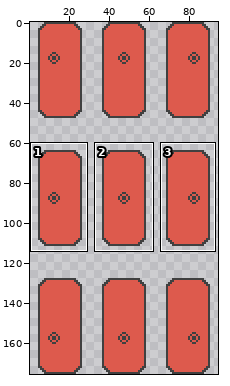
Two states of a pixel-art file, assets/actor/enemy/aseprite/enemy.aseprite. The picture above shows the old version from afar; the outline marks the close-up.
Close-up. Earlier state:
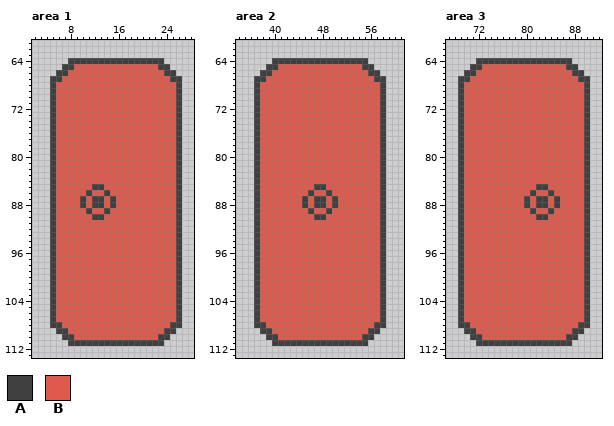
96x176 pixels, 1 frame. Shown: area 1: x 2..28, y 61..113; area 2: x 34..61, y 61..113; area 3: x 67..92, y 61..113. The wide view leaves out empty margins. The commit also changed other parts of the picture, which this record leaves out.
Palette (. is transparent): A #404040  B #dd5a4d
Pixels before, area 1, first column x 5:
 64 ...AAAAAAAAAAAAAAAA...
 65 ..AABBBBBBBBBBBBBBAA..
 66 .AABBBBBBBBBBBBBBBBAA.
 67 AABBBBBBBBBBBBBBBBBBAA
 68 ABBBBBBBBBBBBBBBBBBBBA
 69 ABBBBBBBBBBBBBBBBBBBBA
 70 ABBBBBBBBBBBBBBBBBBBBA
 71 ABBBBBBBBBBBBBBBBBBBBA
 72 ABBBBBBBBBBBBBBBBBBBBA
 73 ABBBBBBBBBBBBBBBBBBBBA
 74 ABBBBBBBBBBBBBBBBBBBBA
 75 ABBBBBBBBBBBBBBBBBBBBA
 76 ABBBBBBBBBBBBBBBBBBBBA
 77 ABBBBBBBBBBBBBBBBBBBBA
 78 ABBBBBBBBBBBBBBBBBBBBA
 79 ABBBBBBBBBBBBBBBBBBBBA
 80 ABBBBBBBBBBBBBBBBBBBBA
 81 ABBBBBBBBBBBBBBBBBBBBA
 82 ABBBBBBBBBBBBBBBBBBBBA
 83 ABBBBBBBBBBBBBBBBBBBBA
 84 ABBBBBBBBBBBBBBBBBBBBA
 85 ABBBBBBAABBBBBBBBBBBBA
 86 ABBBBBABBABBBBBBBBBBBA
 87 ABBBBABAABABBBBBBBBBBA
 88 ABBBBABAABABBBBBBBBBBA
 89 ABBBBBABBABBBBBBBBBBBA
 90 ABBBBBBAABBBBBBBBBBBBA
 91 ABBBBBBBBBBBBBBBBBBBBA
 92 ABBBBBBBBBBBBBBBBBBBBA
 93 ABBBBBBBBBBBBBBBBBBBBA
 94 ABBBBBBBBBBBBBBBBBBBBA
 95 ABBBBBBBBBBBBBBBBBBBBA
 96 ABBBBBBBBBBBBBBBBBBBBA
 97 ABBBBBBBBBBBBBBBBBBBBA
 98 ABBBBBBBBBBBBBBBBBBBBA
 99 ABBBBBBBBBBBBBBBBBBBBA
100 ABBBBBBBBBBBBBBBBBBBBA
101 ABBBBBBBBBBBBBBBBBBBBA
102 ABBBBBBBBBBBBBBBBBBBBA
103 ABBBBBBBBBBBBBBBBBBBBA
104 ABBBBBBBBBBBBBBBBBBBBA
105 ABBBBBBBBBBBBBBBBBBBBA
106 ABBBBBBBBBBBBBBBBBBBBA
107 ABBBBBBBBBBBBBBBBBBBBA
108 AABBBBBBBBBBBBBBBBBBAA
109 .AABBBBBBBBBBBBBBBBAA.
110 ..AABBBBBBBBBBBBBBAA..
111 ...AAAAAAAAAAAAAAAA...
Pixels before, area 2, first column x 37:
 64 ...AAAAAAAAAAAAAAAA...
 65 ..AABBBBBBBBBBBBBBAA..
 66 .AABBBBBBBBBBBBBBBBAA.
 67 AABBBBBBBBBBBBBBBBBBAA
 68 ABBBBBBBBBBBBBBBBBBBBA
 69 ABBBBBBBBBBBBBBBBBBBBA
 70 ABBBBBBBBBBBBBBBBBBBBA
 71 ABBBBBBBBBBBBBBBBBBBBA
 72 ABBBBBBBBBBBBBBBBBBBBA
 73 ABBBBBBBBBBBBBBBBBBBBA
 74 ABBBBBBBBBBBBBBBBBBBBA
 75 ABBBBBBBBBBBBBBBBBBBBA
 76 ABBBBBBBBBBBBBBBBBBBBA
 77 ABBBBBBBBBBBBBBBBBBBBA
 78 ABBBBBBBBBBBBBBBBBBBBA
 79 ABBBBBBBBBBBBBBBBBBBBA
 80 ABBBBBBBBBBBBBBBBBBBBA
 81 ABBBBBBBBBBBBBBBBBBBBA
 82 ABBBBBBBBBBBBBBBBBBBBA
 83 ABBBBBBBBBBBBBBBBBBBBA
 84 ABBBBBBBBBBBBBBBBBBBBA
 85 ABBBBBBBBBAABBBBBBBBBA
 86 ABBBBBBBBABBABBBBBBBBA
 87 ABBBBBBBABAABABBBBBBBA
 88 ABBBBBBBABAABABBBBBBBA
 89 ABBBBBBBBABBABBBBBBBBA
 90 ABBBBBBBBBAABBBBBBBBBA
 91 ABBBBBBBBBBBBBBBBBBBBA
 92 ABBBBBBBBBBBBBBBBBBBBA
 93 ABBBBBBBBBBBBBBBBBBBBA
 94 ABBBBBBBBBBBBBBBBBBBBA
 95 ABBBBBBBBBBBBBBBBBBBBA
 96 ABBBBBBBBBBBBBBBBBBBBA
 97 ABBBBBBBBBBBBBBBBBBBBA
 98 ABBBBBBBBBBBBBBBBBBBBA
 99 ABBBBBBBBBBBBBBBBBBBBA
100 ABBBBBBBBBBBBBBBBBBBBA
101 ABBBBBBBBBBBBBBBBBBBBA
102 ABBBBBBBBBBBBBBBBBBBBA
103 ABBBBBBBBBBBBBBBBBBBBA
104 ABBBBBBBBBBBBBBBBBBBBA
105 ABBBBBBBBBBBBBBBBBBBBA
106 ABBBBBBBBBBBBBBBBBBBBA
107 ABBBBBBBBBBBBBBBBBBBBA
108 AABBBBBBBBBBBBBBBBBBAA
109 .AABBBBBBBBBBBBBBBBAA.
110 ..AABBBBBBBBBBBBBBAA..
111 ...AAAAAAAAAAAAAAAA...
Pixels before, area 3, first column x 69:
 64 ...AAAAAAAAAAAAAAAA...
 65 ..AABBBBBBBBBBBBBBAA..
 66 .AABBBBBBBBBBBBBBBBAA.
 67 AABBBBBBBBBBBBBBBBBBAA
 68 ABBBBBBBBBBBBBBBBBBBBA
 69 ABBBBBBBBBBBBBBBBBBBBA
 70 ABBBBBBBBBBBBBBBBBBBBA
 71 ABBBBBBBBBBBBBBBBBBBBA
 72 ABBBBBBBBBBBBBBBBBBBBA
 73 ABBBBBBBBBBBBBBBBBBBBA
 74 ABBBBBBBBBBBBBBBBBBBBA
 75 ABBBBBBBBBBBBBBBBBBBBA
 76 ABBBBBBBBBBBBBBBBBBBBA
 77 ABBBBBBBBBBBBBBBBBBBBA
 78 ABBBBBBBBBBBBBBBBBBBBA
 79 ABBBBBBBBBBBBBBBBBBBBA
 80 ABBBBBBBBBBBBBBBBBBBBA
 81 ABBBBBBBBBBBBBBBBBBBBA
 82 ABBBBBBBBBBBBBBBBBBBBA
 83 ABBBBBBBBBBBBBBBBBBBBA
 84 ABBBBBBBBBBBBBBBBBBBBA
 85 ABBBBBBBBBBBBAABBBBBBA
 86 ABBBBBBBBBBBABBABBBBBA
 87 ABBBBBBBBBBABAABABBBBA
 88 ABBBBBBBBBBABAABABBBBA
 89 ABBBBBBBBBBBABBABBBBBA
 90 ABBBBBBBBBBBBAABBBBBBA
 91 ABBBBBBBBBBBBBBBBBBBBA
 92 ABBBBBBBBBBBBBBBBBBBBA
 93 ABBBBBBBBBBBBBBBBBBBBA
 94 ABBBBBBBBBBBBBBBBBBBBA
 95 ABBBBBBBBBBBBBBBBBBBBA
 96 ABBBBBBBBBBBBBBBBBBBBA
 97 ABBBBBBBBBBBBBBBBBBBBA
 98 ABBBBBBBBBBBBBBBBBBBBA
 99 ABBBBBBBBBBBBBBBBBBBBA
100 ABBBBBBBBBBBBBBBBBBBBA
101 ABBBBBBBBBBBBBBBBBBBBA
102 ABBBBBBBBBBBBBBBBBBBBA
103 ABBBBBBBBBBBBBBBBBBBBA
104 ABBBBBBBBBBBBBBBBBBBBA
105 ABBBBBBBBBBBBBBBBBBBBA
106 ABBBBBBBBBBBBBBBBBBBBA
107 ABBBBBBBBBBBBBBBBBBBBA
108 AABBBBBBBBBBBBBBBBBBAA
109 .AABBBBBBBBBBBBBBBBAA.
110 ..AABBBBBBBBBBBBBBAA..
111 ...AAAAAAAAAAAAAAAA...
And afterwards:
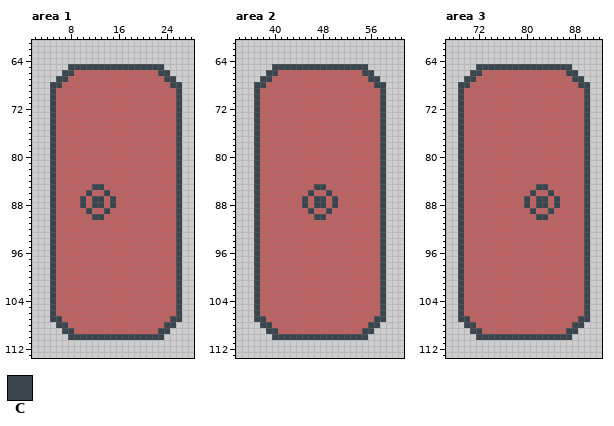
Colours new in this view: C #3a454d
From old to new:
colour B: #dd5a4d -> #bd6262
Changed rows in their new state; - is a pixel that keeps its letter.
Area 1:
first column x 5:
 64 ---................---
 65 --.CCCCCCCCCCCCCCCC.--
 66 -.CC--------------CC.-
 67 .CC----------------CC.
 68 CC------------------CC
 69 C--------------------C
 70 C--------------------C
 71 C--------------------C
 72 C--------------------C
 73 C--------------------C
 74 C--------------------C
 75 C--------------------C
 76 C--------------------C
 77 C--------------------C
 78 C--------------------C
 79 C--------------------C
 80 C--------------------C
 81 C--------------------C
 82 C--------------------C
 83 C--------------------C
 84 C--------------------C
 85 C------CC------------C
 86 C-----C--C-----------C
 87 C----C-CC-C----------C
 88 C----C-CC-C----------C
 89 C-----C--C-----------C
 90 C------CC------------C
 91 C--------------------C
 92 C--------------------C
 93 C--------------------C
 94 C--------------------C
 95 C--------------------C
 96 C--------------------C
 97 C--------------------C
 98 C--------------------C
 99 C--------------------C
100 C--------------------C
101 C--------------------C
102 C--------------------C
103 C--------------------C
104 C--------------------C
105 C--------------------C
106 C--------------------C
107 CC------------------CC
108 .CC----------------CC.
109 -.CC--------------CC.-
110 --.CCCCCCCCCCCCCCCC.--
111 ---................---
Area 2:
first column x 37:
 64 ---................---
 65 --.CCCCCCCCCCCCCCCC.--
 66 -.CC--------------CC.-
 67 .CC----------------CC.
 68 CC------------------CC
 69 C--------------------C
 70 C--------------------C
 71 C--------------------C
 72 C--------------------C
 73 C--------------------C
 74 C--------------------C
 75 C--------------------C
 76 C--------------------C
 77 C--------------------C
 78 C--------------------C
 79 C--------------------C
 80 C--------------------C
 81 C--------------------C
 82 C--------------------C
 83 C--------------------C
 84 C--------------------C
 85 C---------CC---------C
 86 C--------C--C--------C
 87 C-------C-CC-C-------C
 88 C-------C-CC-C-------C
 89 C--------C--C--------C
 90 C---------CC---------C
 91 C--------------------C
 92 C--------------------C
 93 C--------------------C
 94 C--------------------C
 95 C--------------------C
 96 C--------------------C
 97 C--------------------C
 98 C--------------------C
 99 C--------------------C
100 C--------------------C
101 C--------------------C
102 C--------------------C
103 C--------------------C
104 C--------------------C
105 C--------------------C
106 C--------------------C
107 CC------------------CC
108 .CC----------------CC.
109 -.CC--------------CC.-
110 --.CCCCCCCCCCCCCCCC.--
111 ---................---
Area 3:
first column x 69:
 64 ---................---
 65 --.CCCCCCCCCCCCCCCC.--
 66 -.CC--------------CC.-
 67 .CC----------------CC.
 68 CC------------------CC
 69 C--------------------C
 70 C--------------------C
 71 C--------------------C
 72 C--------------------C
 73 C--------------------C
 74 C--------------------C
 75 C--------------------C
 76 C--------------------C
 77 C--------------------C
 78 C--------------------C
 79 C--------------------C
 80 C--------------------C
 81 C--------------------C
 82 C--------------------C
 83 C--------------------C
 84 C--------------------C
 85 C------------CC------C
 86 C-----------C--C-----C
 87 C----------C-CC-C----C
 88 C----------C-CC-C----C
 89 C-----------C--C-----C
 90 C------------CC------C
 91 C--------------------C
 92 C--------------------C
 93 C--------------------C
 94 C--------------------C
 95 C--------------------C
 96 C--------------------C
 97 C--------------------C
 98 C--------------------C
 99 C--------------------C
100 C--------------------C
101 C--------------------C
102 C--------------------C
103 C--------------------C
104 C--------------------C
105 C--------------------C
106 C--------------------C
107 CC------------------CC
108 .CC----------------CC.
109 -.CC--------------CC.-
110 --.CCCCCCCCCCCCCCCC.--
111 ---................---
Boxes around the changes in both close-ups, in picture pixels (x1, y1, x2, y2):
changed: (50, 58, 182, 346)
changed: (254, 58, 386, 346)
changed: (458, 58, 590, 346)
